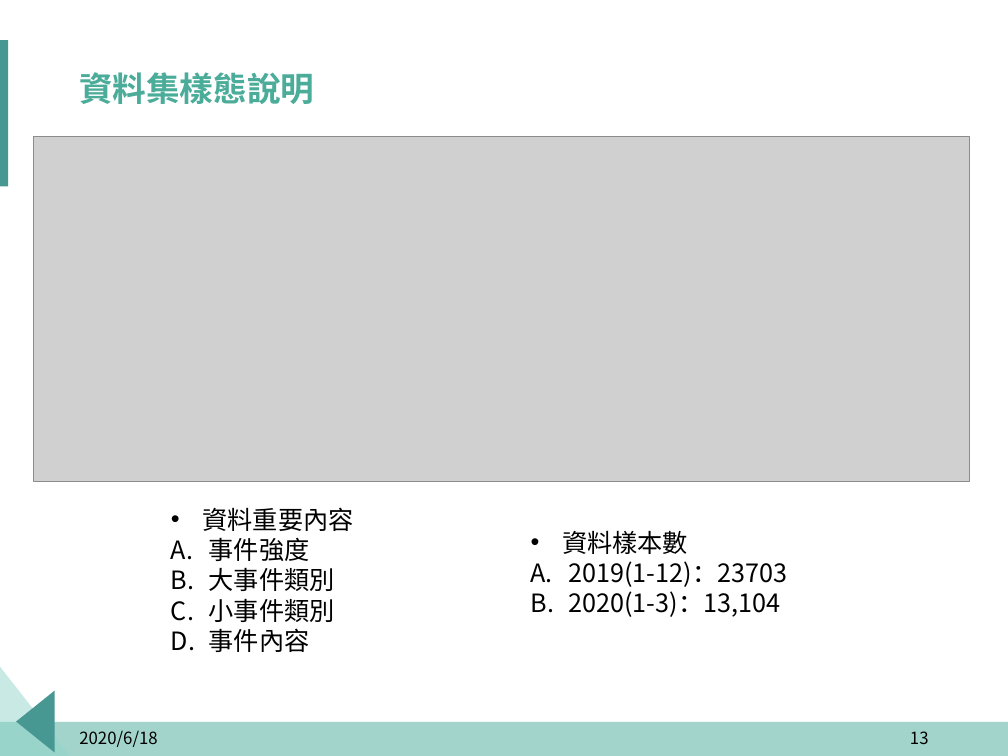
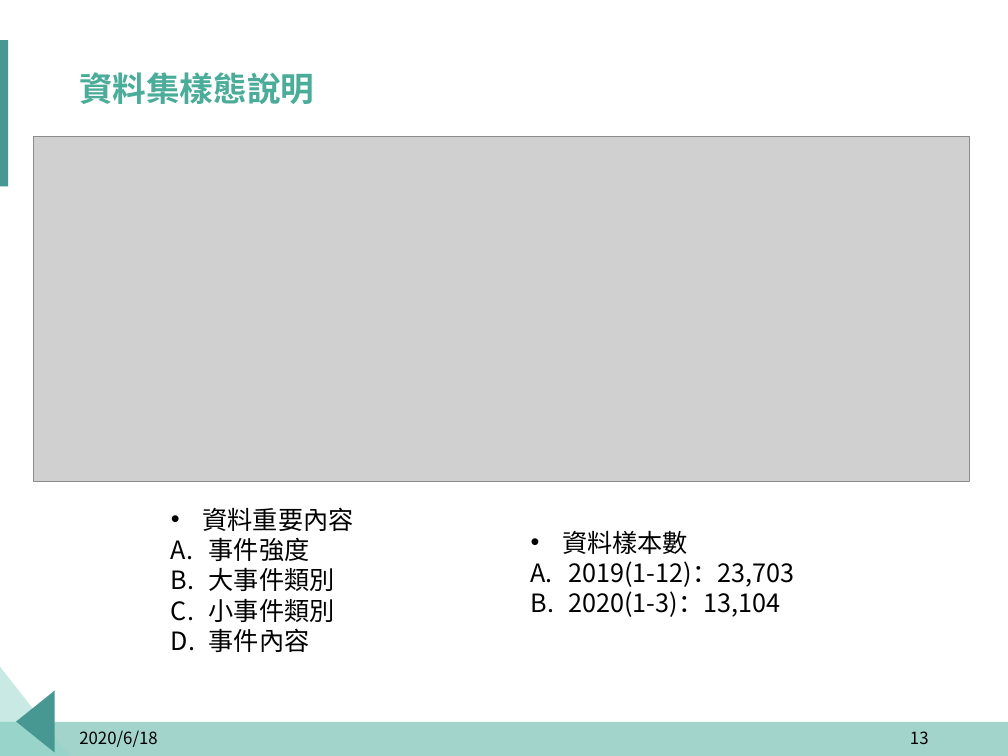
Before and after one commit to p314008dsa/Text-mining, a slide deck: slide 13 of 報告擋/Fintech.pptx. Drawn at 1008x756 pixels with LibreOffice and Linux fonts; fonts in the diff are those of the drawing; grey boxes stand for pictures; background and template pictures are left out. Boxes give left, top, right and bottom in pixels: in the first picture for what was removed or moved away, otherwise in the second. Text is boxed around its words. In the diff, an @@ line names an element or a change of style, - is before the commit and + after.

```diff
--- a/報告擋/Fintech.pptx
+++ b/報告擋/Fintech.pptx
@@ text at box(568, 561, 794, 587): text changed @@
-A. 2019(1-12)：23703
+A. 2019(1-12)：23,703
```
Also in this commit, not shown: 23 other slides changed, 2 other files.
